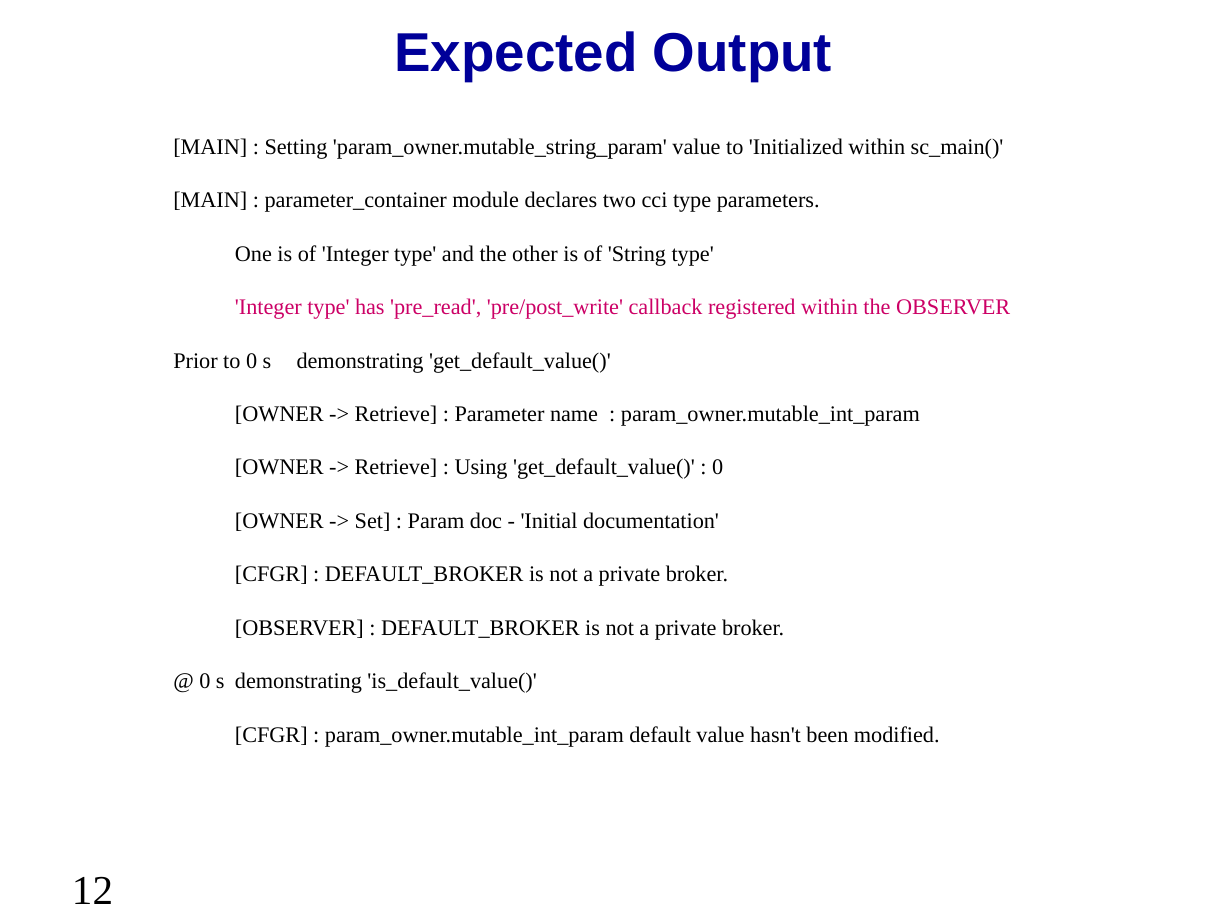
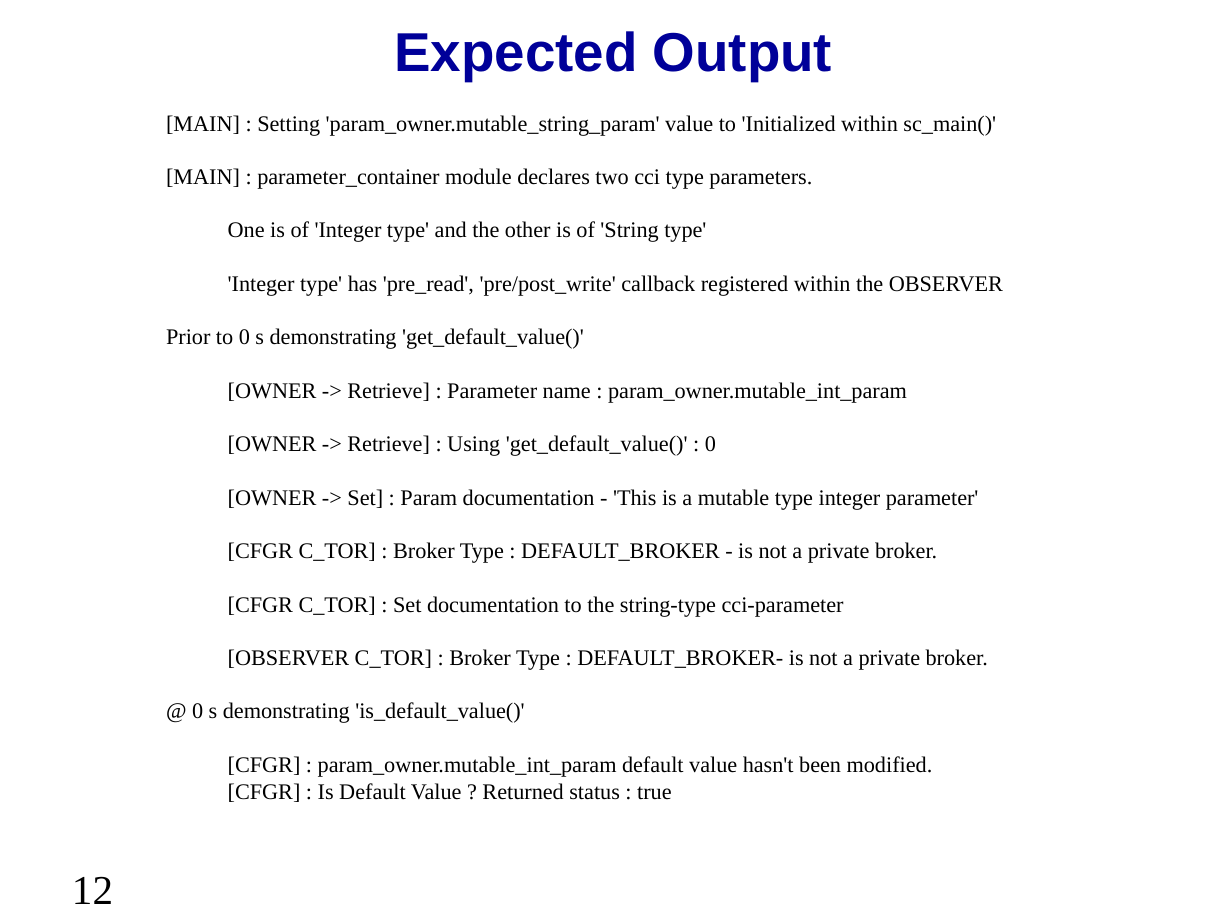
Before and after one commit to accellera-official/cci, a slide deck: slide 12 of examples/ex7_Parameter_Information/docs/ex7_Parameter_Information.ppt. Drawn at 1232x924 pixels with LibreOffice and Linux fonts; fonts in the diff are those of the drawing; background and template pictures are left out. Boxes give left, top, right and bottom in pixels: in the first picture for what was removed or moved away, otherwise in the second. Text is boxed around its words. In the diff, an @@ line names an element or a change of style, - is before the commit and + after.

```diff
--- a/examples/ex7_Parameter_Information/docs/ex7_Parameter_Information.ppt
+++ b/examples/ex7_Parameter_Information/docs/ex7_Parameter_Information.ppt
@@ text "[MAIN] : Setting 'param_owner.mutable_string_param' value ...": place and size @@
-text "[MAIN] : Setting 'param_owner.mutable_string_param' value ..." at bbox=[173, 138, 1010, 747]
+text "[MAIN] : Setting 'param_owner.mutable_string_param' value ..." at bbox=[166, 115, 1003, 802]
@@ text at bbox=[228, 275, 1003, 296]: text colour #CC0066 to #000000 in "'Integer type' has 'pre_read', 'pre/post_write' callback reg ..." @@
@@ text at bbox=[228, 489, 988, 670]: text changed @@
-[OWNER -> Set] : Param doc - 'Initial documentation'
-[CFGR] : DEFAULT_BROKER is not a private broker.
-[OBSERVER] : DEFAULT_BROKER is not a private broker.
+[OWNER -> Set] : Param documentation - 'This is a mutable type integer parameter'
+[CFGR C_TOR] : Broker Type : DEFAULT_BROKER - is not a private broker.
+[CFGR C_TOR] : Set documentation to the string-type cci-parameter
+[OBSERVER C_TOR] : Broker Type : DEFAULT_BROKER- is not a private broker.
@@ text at bbox=[228, 783, 672, 802]: paragraph added @@
+[CFGR] : Is Default Value ? Returned status : true
```
Also in this commit, not shown: 11 other slides changed, 4 other files.
